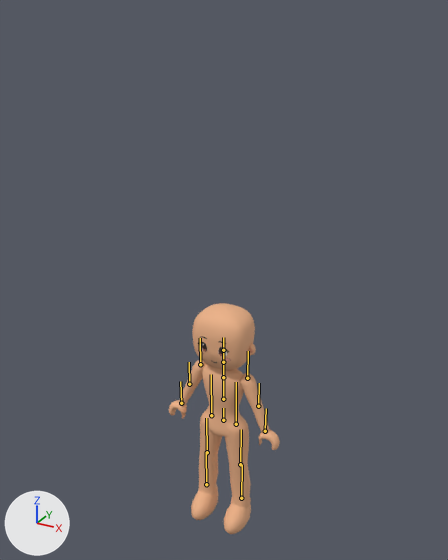
The glTF model assets/modelos/nina_base.glb, before and after one commit.
Both versions are drawn from a 50 mm lens placed at (1.53, -2.77, 1.59), pointed at (-0.04, 0.08, 0.17). Every picture has the same lights, and +X, +Y and +Z are marked at lower left. The picture after the commit comes second. The bones that bend it are drawn over the model as lines.

In view in the first picture: 'Body_Base', 'Body_Brazos', 'Body_Piernas', 'Body_Pies', 'Ear_1', 'Ear_Inner_1', 'Face_Blush', 'Face_Eyebrows', 'Face_Eyes', 'Head_Base'.
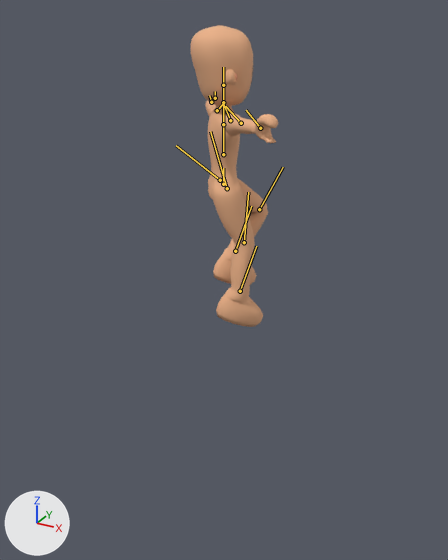
The newer file adds an action. The first version stands in its rest pose; the second is drawn at frame 17 of the action 'spin'.

Pixel boxes (x1, y1, x2, y2) of what changed, in the pictures (448 x 560 px):
'Body_Piernas', posed (15% wider, 31% taller)
    before: (199, 406, 251, 503)
    after: (208, 167, 268, 294)
'Head_Base', posed (21% taller)
    before: (192, 303, 255, 370)
    after: (190, 25, 253, 106)
'Body_Base', posed
    before: (169, 364, 280, 450)
    after: (208, 105, 278, 171)
'Body_Pies', posed
    before: (191, 484, 251, 534)
    after: (213, 247, 263, 327)
'Body_Brazos', posed
    before: (180, 360, 268, 429)
    after: (205, 100, 256, 136)
'Ear_-1', posed (not visible before)
    after: (225, 69, 237, 85)
'Face_Eyes', posed (not visible afterwards)
    before: (198, 342, 229, 356)
'Ear_1', posed (not visible afterwards)
    before: (248, 343, 256, 355)
'Face_Blush', posed (not visible afterwards)
    before: (198, 350, 230, 361)
'Face_Eyebrows', posed (not visible afterwards)
    before: (201, 336, 226, 344)
'Ear_Inner_1', posed (not visible afterwards)
    before: (250, 348, 253, 353)
bone 'Hips', root to tip
    before: (223, 420) to (223, 408)
    after: (223, 184) to (223, 168)
bone 'UpperArmL', root to tip
    before: (200, 364) to (200, 338)
    after: (230, 120) to (223, 102)
bone 'ForearmL', root to tip
    before: (189, 384) to (189, 362)
    after: (241, 123) to (225, 106)
bone 'HandL', root to tip
    before: (181, 403) to (180, 381)
    after: (260, 128) to (246, 110)
bone 'UpperArmR', root to tip
    before: (247, 378) to (248, 351)
    after: (217, 110) to (224, 103)
bone 'ForearmR', root to tip
    before: (258, 406) to (259, 383)
    after: (211, 102) to (209, 95)
bone 'HandR', root to tip
    before: (265, 431) to (266, 408)
    after: (215, 98) to (215, 91)
bone 'ThighL', root to tip
    before: (211, 415) to (211, 374)
    after: (227, 188) to (210, 131)
bone 'ShinL', root to tip
    before: (207, 452) to (206, 418)
    after: (244, 242) to (248, 192)
bone 'FootL', root to tip
    before: (206, 484) to (206, 452)
    after: (240, 291) to (256, 246)
bone 'ThighR', root to tip
    before: (236, 424) to (236, 382)
    after: (220, 180) to (176, 145)
bone 'ShinR', root to tip
    before: (240, 464) to (241, 429)
    after: (259, 209) to (283, 167)
bone 'FootR', root to tip
    before: (241, 498) to (242, 465)
    after: (235, 251) to (251, 206)

Diff of the bpy script that builds the scene:
```diff
--- a/assets/modelos/nina_base.glb.py
+++ b/assets/modelos/nina_base.glb.py
@@ bone_hips @@
 bone_hips = bpy.data.objects['Avatar'].pose.bones['Hips']
-bone_hips.location = (0.0, 0.0, 0.0)
-bone_hips.rotation_quaternion = (1.0, 0.0, 0.0, 0.0)  # degrees (0, 0, 0)
+bone_hips.location = (0.0, 1.486, 0.0)
+bone_hips.rotation_quaternion = (0.413, 0.0, 0.908, 0.0)  # degrees (0, 131, 0)
@@ bone_upperarml @@
 bone_upperarml = bpy.data.objects['Avatar'].pose.bones['UpperArmL']  # child of 'Chest'
-bone_upperarml.rotation_quaternion = (1.0, 0.0, 0.0, 0.0)  # degrees (0, 0, 0)
+bone_upperarml.rotation_quaternion = (0.819, 0.0, 0.0, -0.574)  # degrees (0, 0, -70)
@@ bone_forearml @@
 bone_forearml = bpy.data.objects['Avatar'].pose.bones['ForearmL']  # child of 'UpperArmL'
-bone_forearml.rotation_quaternion = (1.0, 0.0, 0.0, 0.0)  # degrees (0, 0, 0)
+bone_forearml.rotation_quaternion = (0.993, -0.122, 0.0, 0.0)  # degrees (-14, 0, 0)
@@ bone_handl @@
 bone_handl = bpy.data.objects['Avatar'].pose.bones['HandL']  # child of 'ForearmL'
-bone_handl.rotation_quaternion = (1.0, 0.0, 0.0, 0.0)  # degrees (0, 0, 0)
+bone_handl.rotation_quaternion = (0.999, 0.035, 0.0, 0.0)  # degrees (4, 0, 0)
@@ bone_upperarmr @@
 bone_upperarmr = bpy.data.objects['Avatar'].pose.bones['UpperArmR']  # child of 'Chest'
-bone_upperarmr.rotation_quaternion = (1.0, 0.0, 0.0, 0.0)  # degrees (0, 0, 0)
+bone_upperarmr.rotation_quaternion = (0.819, 0.0, 0.0, 0.574)  # degrees (0, 0, 70)
@@ bone_forearmr @@
 bone_forearmr = bpy.data.objects['Avatar'].pose.bones['ForearmR']  # child of 'UpperArmR'
-bone_forearmr.rotation_quaternion = (1.0, 0.0, 0.0, 0.0)  # degrees (0, 0, 0)
+bone_forearmr.rotation_quaternion = (0.993, -0.122, 0.0, 0.0)  # degrees (-14, 0, 0)
@@ bone_handr @@
 bone_handr = bpy.data.objects['Avatar'].pose.bones['HandR']  # child of 'ForearmR'
-bone_handr.rotation_quaternion = (1.0, 0.0, 0.0, 0.0)  # degrees (0, 0, 0)
+bone_handr.rotation_quaternion = (0.999, 0.035, 0.0, 0.0)  # degrees (4, 0, 0)
@@ bone_thighl @@
 bone_thighl = bpy.data.objects['Avatar'].pose.bones['ThighL']  # child of 'Hips'
-bone_thighl.rotation_quaternion = (1.0, 0.0, 0.0, 0.0)  # degrees (0, 0, 0)
+bone_thighl.rotation_quaternion = (0.99, -0.138, 0.017, -0.012)  # degrees (-16, 2, -2)
@@ bone_shinl @@
 bone_shinl = bpy.data.objects['Avatar'].pose.bones['ShinL']  # child of 'ThighL'
-bone_shinl.rotation_quaternion = (1.0, 0.0, 0.0, 0.0)  # degrees (0, 0, 0)
+bone_shinl.rotation_quaternion = (0.984, 0.178, -0.004, -0.011)  # degrees (21, 0, -1)
@@ bone_footl @@
 bone_footl = bpy.data.objects['Avatar'].pose.bones['FootL']  # child of 'ShinL'
-bone_footl.rotation_quaternion = (1.0, 0.0, 0.0, 0.0)  # degrees (0, 0, 0)
+bone_footl.rotation_quaternion = (0.99, 0.118, -0.065, 0.038)  # degrees (13, -8, 3)
@@ bone_thighr @@
 bone_thighr = bpy.data.objects['Avatar'].pose.bones['ThighR']  # child of 'Hips'
-bone_thighr.rotation_quaternion = (1.0, 0.0, 0.0, 0.0)  # degrees (0, 0, 0)
+bone_thighr.rotation_quaternion = (0.905, -0.422, -0.053, 0.022)  # degrees (-50, -4, 5)
@@ bone_shinr @@
 bone_shinr = bpy.data.objects['Avatar'].pose.bones['ShinR']  # child of 'ThighR'
-bone_shinr.rotation_quaternion = (1.0, 0.0, 0.0, 0.0)  # degrees (0, 0, 0)
+bone_shinr.rotation_quaternion = (0.749, 0.638, 0.017, -0.179)  # degrees (79, 15, -15)
@@ bone_footr @@
 bone_footr = bpy.data.objects['Avatar'].pose.bones['FootR']  # child of 'ShinR'
-bone_footr.rotation_quaternion = (1.0, 0.0, 0.0, 0.0)  # degrees (0, 0, 0)
+bone_footr.rotation_quaternion = (0.978, -0.109, 0.16, 0.076)  # degrees (-12, 19, 7)
```
